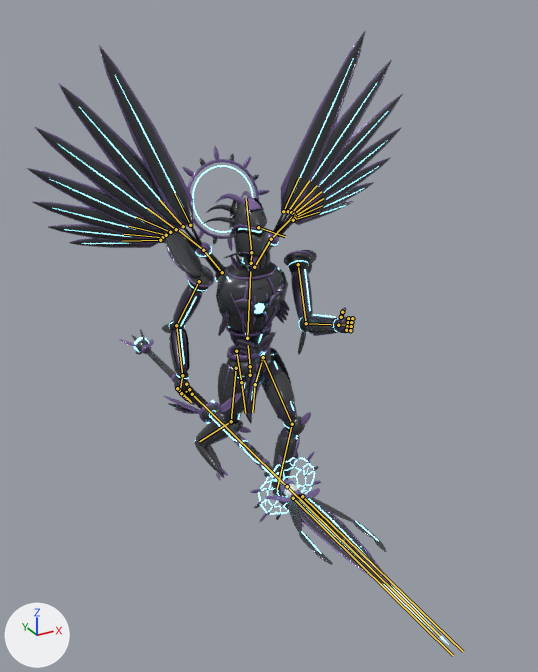
One commit to the FBX model assets/export/enemies/sky_citadel/WingedSentinel_P1_Lunge.fbx: the scene before it, then after it.
Before and after are seen from a 50 mm lens placed at (-3.09, -6.01, 4.84), pointed at (-0.37, -1.07, 2.37). Lighting does not change. The marker at lower left points along +X, +Y and +Z. The older version comes first. Both versions are drawn at frame 5 of the action 'Scene'; the numbers are the values there. The bones that change, and the others that lie on the model, are drawn over the model as lines.

Objects in the first picture: 'WingedSentinel_ArmLeft', 'WingedSentinel_ArmRight', 'WingedSentinel_BeamGlow', 'WingedSentinel_BladeL', 'WingedSentinel_BladeLGlow', 'WingedSentinel_BladeR', 'WingedSentinel_BladeRGlow', 'WingedSentinel_Break_BracerR', 'WingedSentinel_Break_Breastplate', 'WingedSentinel_Break_GreaveL', 'WingedSentinel_Break_GreaveR', 'WingedSentinel_Break_PauldronR', 'WingedSentinel_Glow', 'WingedSentinel_Halo', 'WingedSentinel_HaloGlow', 'WingedSentinel_Head', 'WingedSentinel_Lance', 'WingedSentinel_LanceGlow', 'WingedSentinel_LegLeft', 'WingedSentinel_LegRight', 'WingedSentinel_Torso', 'WingedSentinel_WingL', 'WingedSentinel_WingR' and 13 more.
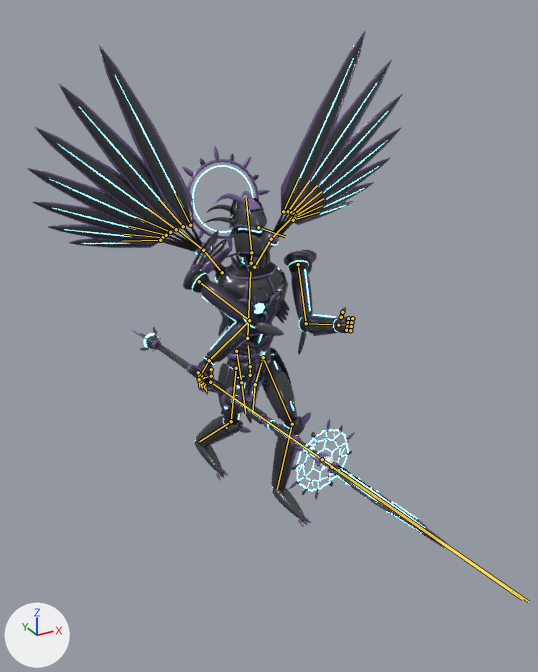
Where the change shows, as pixel boxes [x1, y1, x2, y2] in the pictures (538 x 672 px):
```json
{"object": "WingedSentinel_Lance", "change": "posed", "before": [119, 329, 302, 498], "after": [130, 327, 339, 474], "on screen": "14% wider, 13% shorter"}
{"object": "WingedSentinel_BladeR", "change": "posed", "before": [265, 494, 393, 589], "after": [309, 455, 447, 548], "on screen": "8% wider"}
{"object": "WingedSentinel_ArmRight", "change": "posed", "before": [169, 280, 208, 405], "after": [189, 271, 258, 395], "on screen": "75% wider"}
{"object": "WingedSentinel_Break_PauldronR", "change": "posed", "before": [163, 223, 214, 288], "after": [183, 230, 232, 290], "on screen": "8% shorter"}
{"object": "WingedSentinel_Glow", "change": "posed", "before": [50, 58, 388, 439], "after": [50, 58, 388, 436]}
{"object": "WingedSentinel_BladeL", "change": "posed", "before": [299, 488, 394, 589], "after": [342, 467, 447, 544], "on screen": "10% wider, 24% shorter"}
{"object": "WingedSentinel_Break_BracerR", "change": "posed", "before": [162, 324, 190, 373], "after": [207, 321, 284, 362], "on screen": "169% wider, 16% shorter"}
{"object": "WingedSentinel_HaloGlow", "change": "posed", "before": [258, 457, 315, 515], "after": [297, 429, 349, 492], "on screen": "9% narrower, 8% taller"}
{"object": "WingedSentinel_Halo", "change": "posed", "before": [250, 451, 321, 522], "after": [288, 419, 355, 500], "on screen": "14% taller"}
{"object": "WingedSentinel_BeamGlow", "change": "posed", "before": [381, 582, 449, 645], "after": [436, 539, 512, 592], "on screen": "12% wider, 16% shorter"}
{"object": "WingedSentinel_LanceGlow", "change": "posed", "before": [134, 337, 299, 490], "after": [144, 333, 330, 469], "on screen": "13% wider, 11% shorter"}
{"object": "WingedSentinel_BladeRGlow", "change": "posed", "before": [299, 500, 372, 569], "after": [336, 468, 425, 533], "on screen": "22% wider"}
{"object": "WingedSentinel_BladeLGlow", "change": "posed", "before": [309, 499, 379, 568], "after": [358, 478, 418, 519]}
{"bone": "RightUpperArm", "before": "(199, 281) to (176, 325)", "after": "(199, 281) to (249, 320)"}
{"bone": "RightLowerArm", "before": "(176, 325) to (182, 375)", "after": "(249, 320) to (209, 360)"}
{"bone": "RightHand", "before": "(182, 375) to (179, 393)", "after": "(209, 360) to (199, 377)"}
{"bone": "Weapon_R", "before": "(192, 394) to (294, 493)", "after": "(210, 382) to (331, 465)"}
{"bone": "RightPinky2", "before": "(181, 393) to (186, 397)", "after": "(199, 379) to (199, 387)"}
```

Scene script edits in JSON lines:
```json
{"block": "bone_rightupperarm", "where": "bone_rightupperarm = bpy.data.objects['WingedSentinel_Rig'].pose.bones['RightUpperArm']  # child of 'UpperTorso'"}
{"op": "set", "path": "bone_rightupperarm.rotation_quaternion", "old": "(0.98, 0.145, 0.085, 0.109)", "new": "(0.339, 0.011, 0.705, -0.623)", "note": "degrees (18, 8, 14) -> degrees (90, 151, 28)"}
{"block": "bone_rightlowerarm", "where": "bone_rightlowerarm = bpy.data.objects['WingedSentinel_Rig'].pose.bones['RightLowerArm']  # child of 'RightUpperArm'"}
{"op": "set", "path": "bone_rightlowerarm.rotation_quaternion", "old": "(0.761, -0.649, -0.002, -0.002)", "new": "(0.628, -0.778, -0.002, -0.004)", "note": "degrees (-81, 0, 0) -> degrees (-102, -1, 0)"}
{"block": "bone_righthand", "where": "bone_righthand = bpy.data.objects['WingedSentinel_Rig'].pose.bones['RightHand']  # child of 'RightLowerArm'"}
{"op": "set", "path": "bone_righthand.rotation_quaternion", "old": "(0.885, 0.455, -0.097, -0.024)", "new": "(-0.229, 0.057, 0.942, 0.238)", "note": "degrees (55, -9, -8) -> degrees (-28, -153, 0)"}
{"block": "bone_weapon_r", "where": "bone_weapon_r = bpy.data.objects['WingedSentinel_Rig'].pose.bones['Weapon_R']  # child of 'RightHand'"}
{"op": "set", "path": "bone_weapon_r.location", "old": "(-0.111, 0.0, 0.156)", "new": "(-0.111, -0.001, 0.16)"}
{"op": "set", "path": "bone_weapon_r.rotation_quaternion", "old": "(1.0, 0.0, 0.0, 0.0)", "new": "(0.999, 0.045, 0.0, 0.0)", "note": "degrees (0, 0, 0) -> degrees (5, 0, 0)"}
{"block": "bone_rightpinky2", "where": "bone_rightpinky2 = bpy.data.objects['WingedSentinel_Rig'].pose.bones['RightPinky2']  # child of 'RightPinky1'"}
{"op": "set", "path": "bone_rightpinky2.rotation_quaternion", "old": "(0.997, -0.03, 0.0, 0.069)", "new": "(0.985, -0.073, 0.0, 0.158)", "note": "degrees (-3, 0, 8) -> degrees (-8, 1, 18)"}
```
